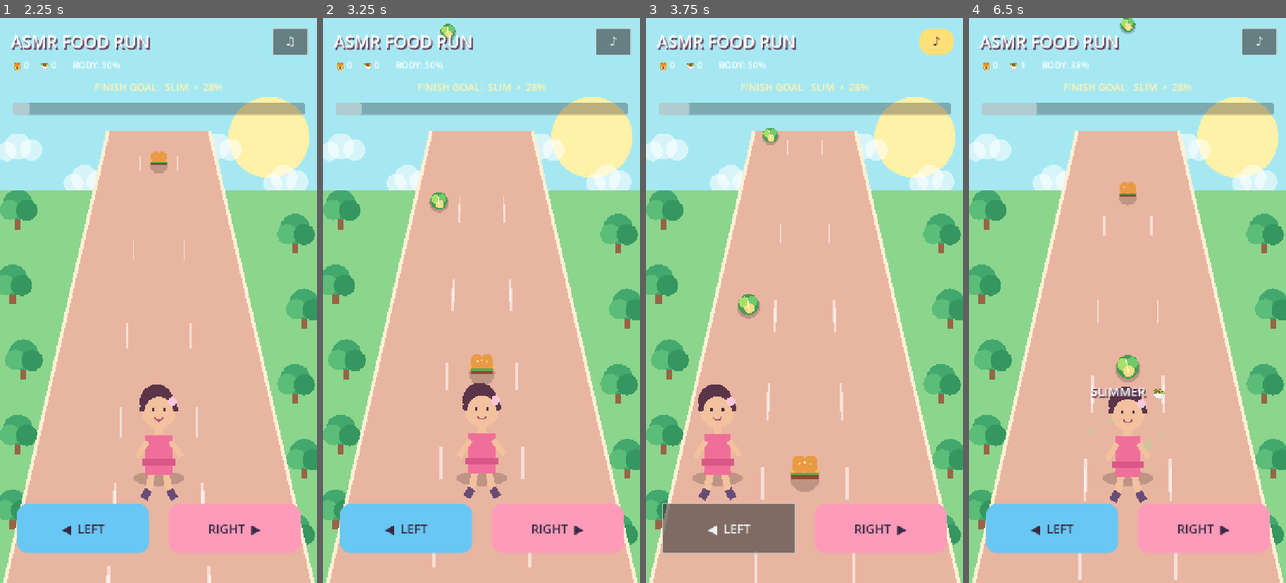
Above: before the commit, frames 1-4 (left to right).
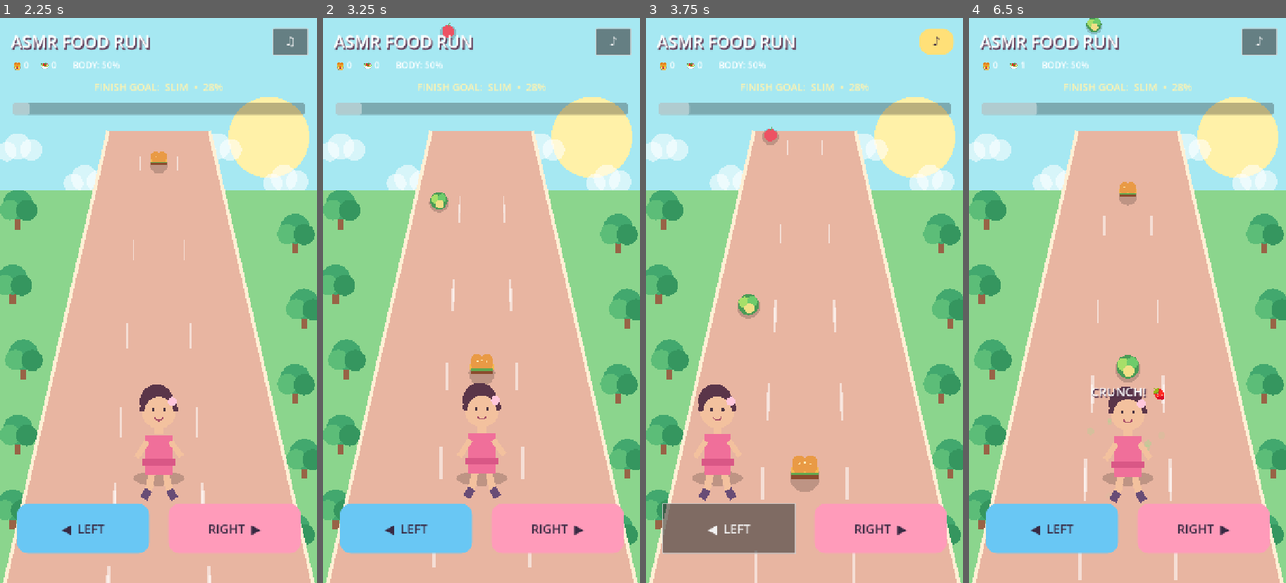
Above: after the commit, the same moments.

Repository: smart222tech/TINYVERSE
Game: Godot game, scene res://scenes/main.tscn
Two runs of this game, one before a commit and one after it. Both use one fixed random seed, a clock stepped at 60 frames per second and the inputs below.
Inputs:
- Up to frame 1 (2.25 s): click "START RUN" at 0.5 s; click "♫" at 1.25 s; click "♪" at 2 s
- Up to frame 2 (3.25 s): click "♫" at 2.75 s
- Up to frame 3 (3.75 s): click "◀ LEFT" at 3.5 s
- Up to frame 4 (6.5 s): click "RIGHT ▶" at 4.25 s; click "♪" at 5 s; click "♫" at 5.75 s

Frame 1 is identical in both runs. In frame 2, 0.1% of the frame differs, in the area x 36-42%, y 0-34%; in frame 3, 0.1%; in frame 4, 0.6%, in the area x 32-62%, y 0-83%.

Commit message:
feat: add character-specific food and food visuals

Diff:
--- a/scripts/main.gd
+++ b/scripts/main.gd
@@ -399,18 +399,17 @@
 	foods.append({"lane": food_lane, "y": -80.0, "type": food_type})
 
 func _collect_food(item: Dictionary) -> void:
-	if item["type"] == "burger":
+	var kind := str(item["type"])
+	if kind in ["burger", "pizza"]:
 		_play_sfx("burger")
-		_spawn_particles(Color("#ffbd55"), 16)
 		burgers += 1
-		body_value = clampf(body_value + 12.0, 0.0, 100.0)
-		feedback = "+ SIZE  🍔"
+		body_value = clampf(body_value + 8.0, 0.0, 100.0)
+		feedback = "YUMMY!  " + _food_icon(kind)
 	else:
 		_play_sfx("salad")
-		_spawn_particles(Color("#8fe58b"), 16)
 		salads += 1
-		body_value = clampf(body_value - 12.0, 0.0, 100.0)
-		feedback = "SLIMMER  🥗"
+		feedback = "CRUNCH!  " + _food_icon(kind)
+	_spawn_particles(Color("#ffbd55") if kind in ["burger", "pizza", "banana", "mango"] else Color("#8fe58b"), 18)
 	feedback_timer = 0.8
 	_update_ui()
 
@@ -431,6 +430,10 @@
 		result_label.text = "🙈  TRY AGAIN!\n\nTarget: %s (%d%%)\nYour result: %d%%\nYou were %d points away." % [shape_text, int(target_value), int(body_value), int(difference)]
 	result_panel.show()
 	_update_ui()
+
+func _food_icon(kind: String) -> String:
+	var icons := {"burger":"🍔","salad":"🥗","apple":"🍎","strawberry":"🍓","pizza":"🍕","carrot":"🥕","lettuce":"🥬","bamboo":"🎋","banana":"🍌","mango":"🥭","berry":"🫐"}
+	return str(icons.get(kind, "✨"))
 
 func _update_ui() -> void:
 	if not is_instance_valid(hud_label):
@@ -537,12 +540,25 @@
 		for dot in [Vector2(-14,-27), Vector2(0,-30), Vector2(15,-25)]:
 			draw_circle(pos + dot*s, 2.5*s, Color("#fff0bd"))
 		draw_rect(Rect2(pos.x - 34*s, pos.y - 4*s, 68*s, 5*s), Color("#62a84f"))
-	else:
+	elif kind in ["salad", "lettuce", "bamboo"]:
 		draw_circle(pos, 35*s, Color("#4a9b56"))
 		draw_circle(pos + Vector2(-13,-7)*s, 19*s, Color("#a7df69"))
 		draw_circle(pos + Vector2(13,-11)*s, 17*s, Color("#6ecb6b"))
 		draw_circle(pos + Vector2(3,13)*s, 17*s, Color("#f1df87"))
-		draw_line(pos + Vector2(-5,-22)*s, pos + Vector2(2,20)*s, Color("#fff7c4"), 4*s)
+		if kind == "bamboo":
+			draw_line(pos + Vector2(-12,24)*s, pos + Vector2(10,-28)*s, Color("#b5dc65"), 8*s)
+	elif kind in ["carrot", "banana", "mango"]:
+		var food_color := Color("#f28b35") if kind == "carrot" else (Color("#ffd84d") if kind == "banana" else Color("#f6a33b"))
+		draw_circle(pos, 30*s, food_color)
+		if kind == "carrot":
+			draw_colored_polygon(PackedVector2Array([pos + Vector2(-18,-20)*s, pos + Vector2(18,-20)*s, pos + Vector2(0,35)*s]), food_color)
+	elif kind in ["apple", "strawberry", "berry"]:
+		draw_circle(pos, 29*s, Color("#ed5263") if kind != "berry" else Color("#6652b8"))
+		draw_line(pos + Vector2(0,-25)*s, pos + Vector2(8,-38)*s, Color("#5da85a"), 5*s)
+	elif kind == "pizza":
+		draw_colored_polygon(PackedVector2Array([pos + Vector2(-34,-28)*s, pos + Vector2(36,-20)*s, pos + Vector2(0,38)*s]), Color("#f5c45e"))
+		draw_circle(pos + Vector2(-10,-9)*s, 6*s, Color("#e65e48"))
+		draw_circle(pos + Vector2(12,-4)*s, 6*s, Color("#e65e48"))
 
 func _draw_girl(pos: Vector2, size_value: float) -> void:
 	var fullness := lerpf(0.78, 1.34, size_value / 100.0)
